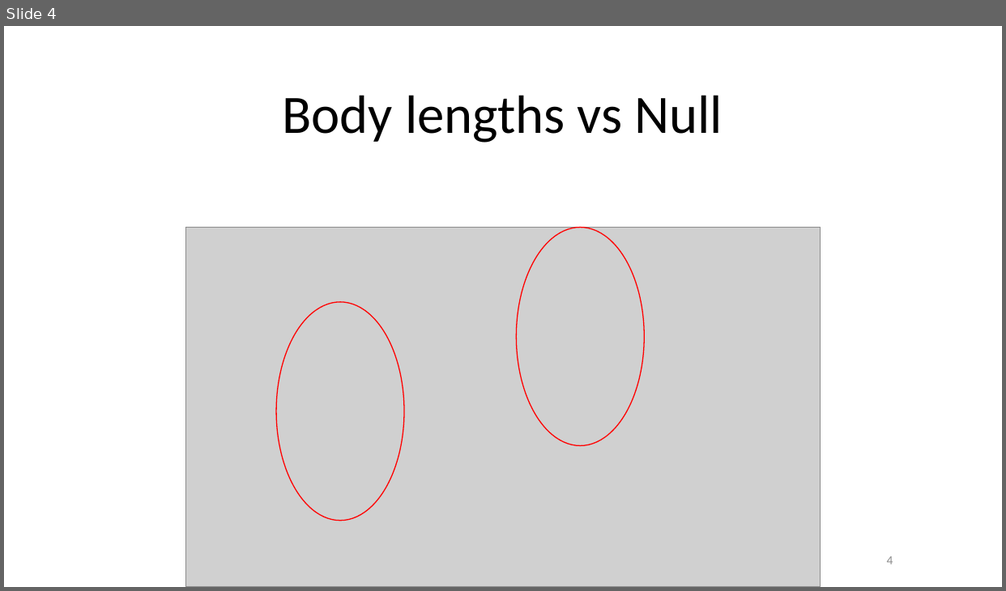
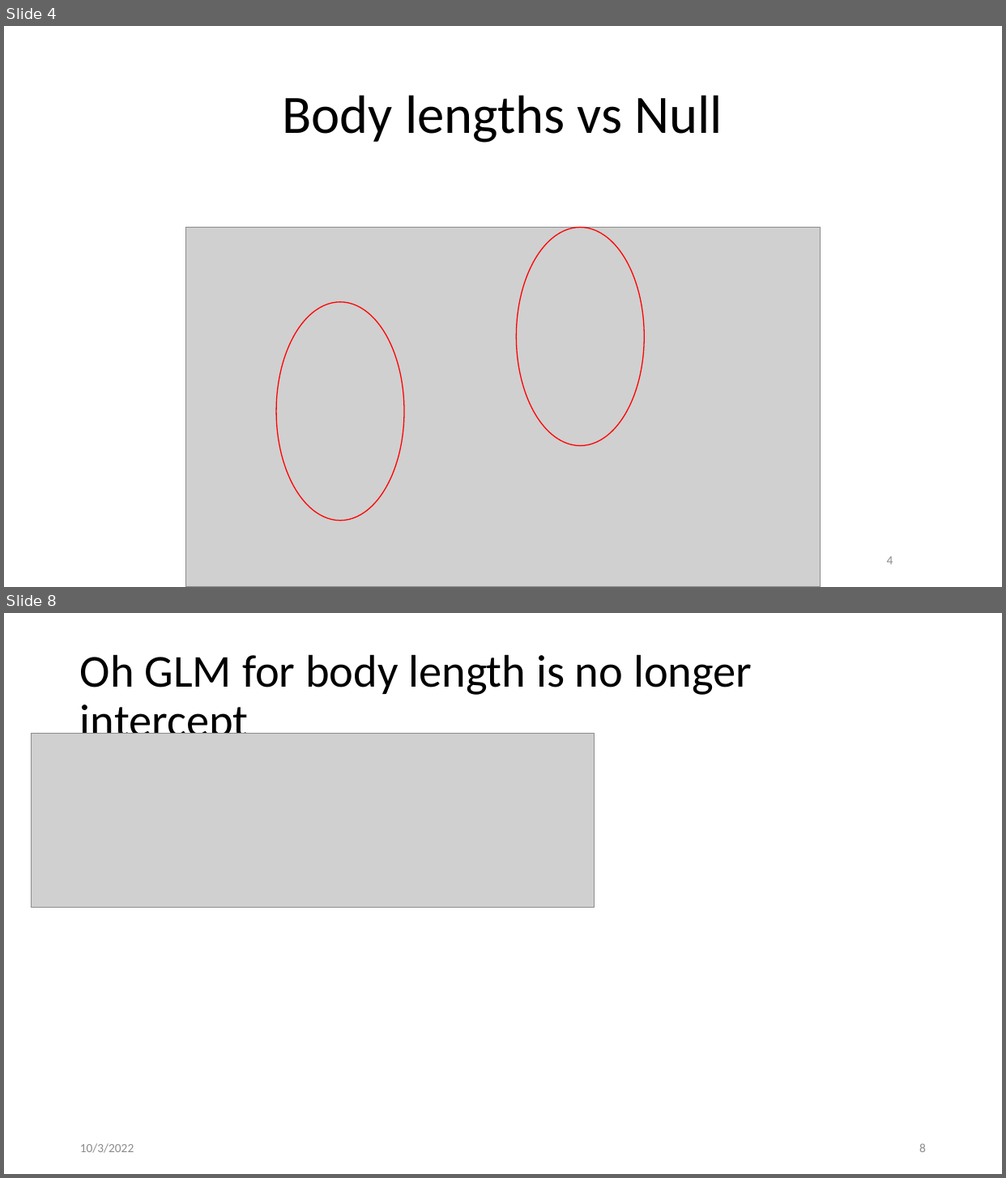
Before and after one commit to kiperry/Ohio_Bees, a slide deck: Changes I have made for local analysis.pptx. Shown one above the other, each under a label of ours: slide 4 before the commit, slides 4 and 8 after it; the slides between them are not shown. The pictures are 1006x591 and 1006x1178 pixels, drawn with LibreOffice and Linux fonts; fonts in the diff are those of the drawing; grey boxes stand for pictures. Boxes give left, top, right and bottom in pixels: in the first picture for what was removed or moved away, otherwise in the second. Text is boxed around its words. In the diff, an @@ line names an element or a change of style, - is before the commit and + after.

```diff
--- a/Changes I have made for local analysis.pptx
+++ b/Changes I have made for local analysis.pptx
@@ slide 8 added at [4,613,1002,1174], background #FFFFFF @@
@@ title added at [80,654,752,747], 44 pt, text #000000 @@
+Oh GLM for body length is no longer intercept
@@ picture added at [31,734,594,907] @@
@@ text added at [80,1144,134,1153], 12 pt, text #8C8C8C @@
+10/3/2022
@@ page number added at [919,1144,926,1152], 12 pt, text #8C8C8C @@
+8
```
Also in this commit, not shown: 3 slides changed, 2 other slides added.
